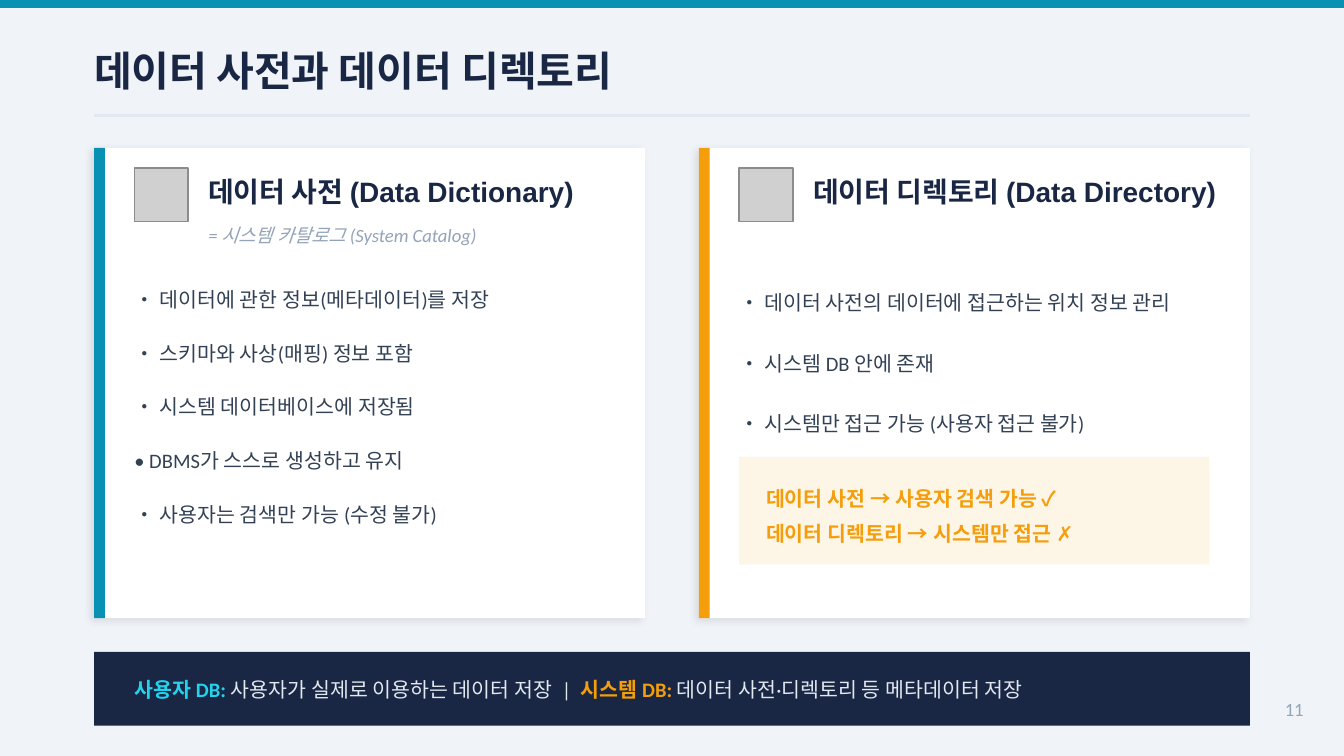
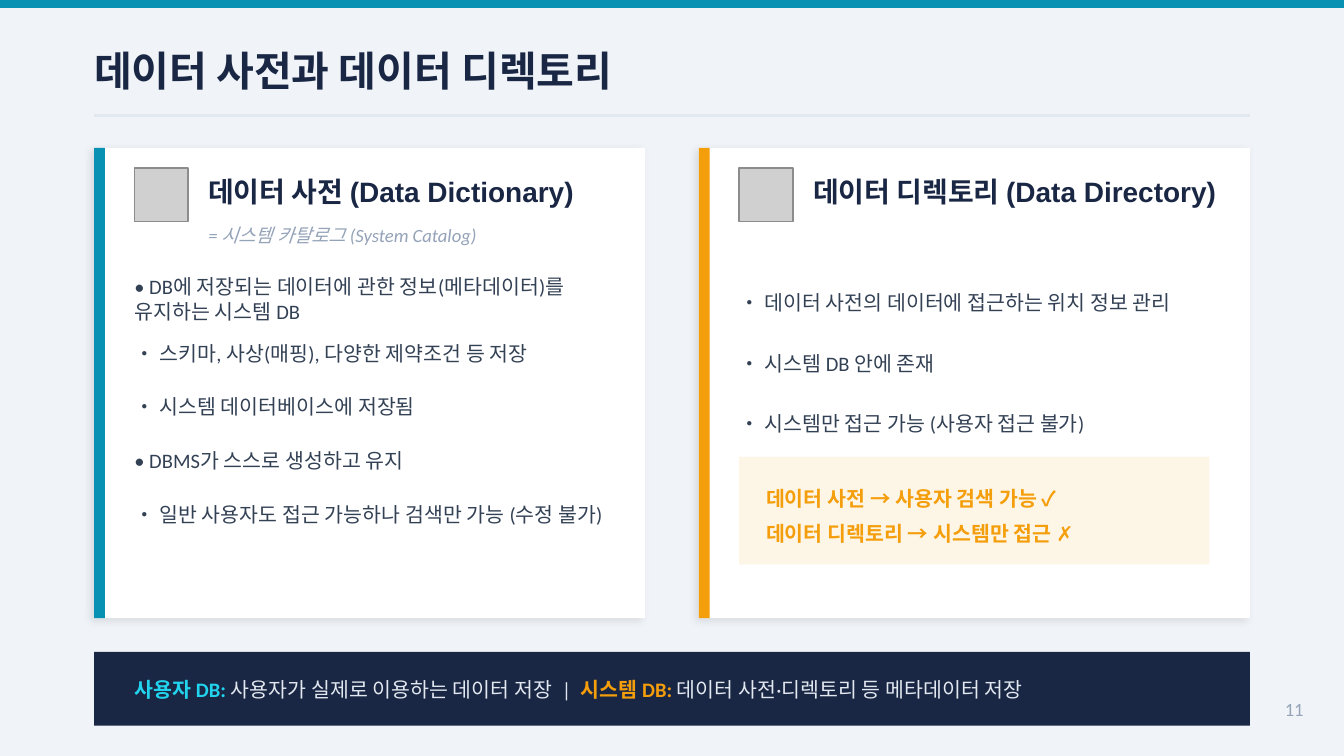
Before and after one commit to Sangdon-Park/Sangdon-Park.github.io, a slide deck: slide 11 of data/DB시스템/3장_데이터베이스시스템_박상돈.pptx. Drawn at 1344x756 pixels with LibreOffice and Linux fonts; fonts in the diff are those of the drawing; grey boxes stand for pictures. Boxes give left, top, right and bottom in pixels: in the first picture for what was removed or moved away, otherwise in the second. Text is boxed around its words. In the diff, an @@ line names an element or a change of style, - is before the commit and + after.

```diff
--- a/data/DB시스템/3장_데이터베이스시스템_박상돈.pptx
+++ b/data/DB시스템/3장_데이터베이스시스템_박상돈.pptx
@@ text at [134, 277, 564, 321]: text changed @@
-• 데이터에 관한 정보(메타데이터)를 저장
+• DB에 저장되는 데이터에 관한 정보(메타데이터)를 유지하는 시스템 DB
@@ text at [159, 344, 528, 364]: text changed @@
-• 스키마와 사상(매핑) 정보 포함
+• 스키마, 사상(매핑), 다양한 제약조건 등 저장
@@ text at [159, 505, 602, 525]: text changed @@
-• 사용자는 검색만 가능 (수정 불가)
+• 일반 사용자도 접근 가능하나 검색만 가능 (수정 불가)
```
Also in this commit, not shown: 9 other slides changed, 3 other files.
